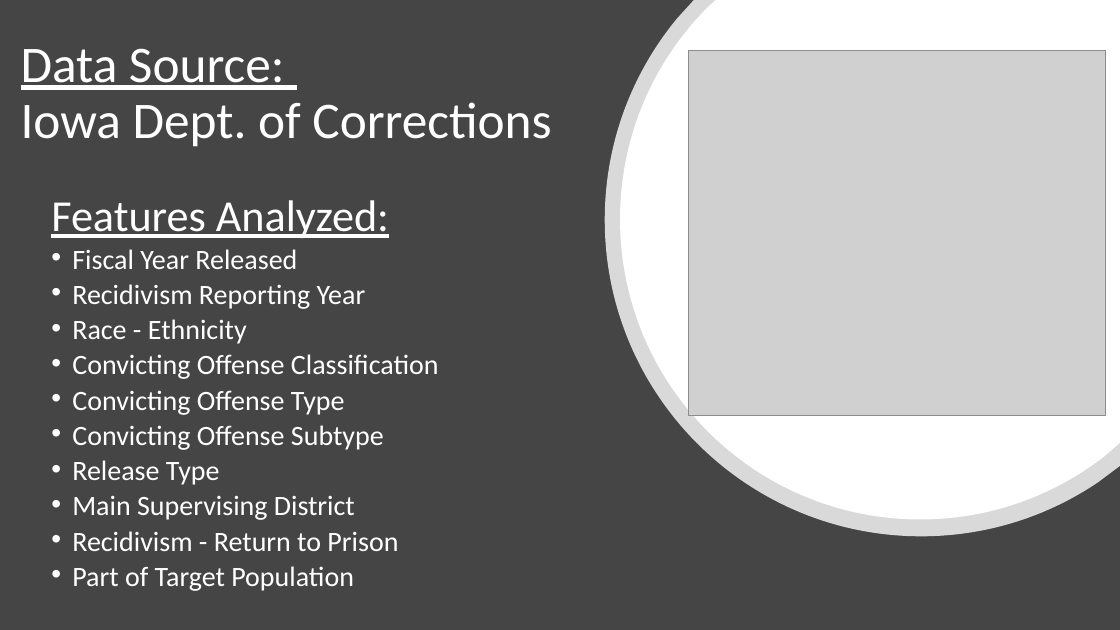
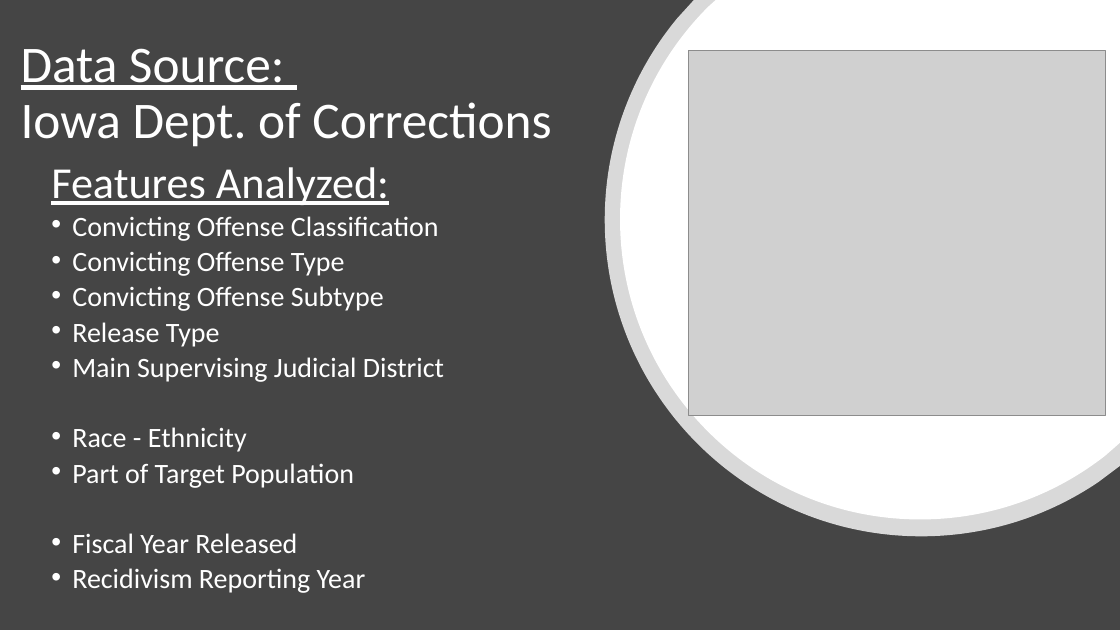
Before and after one commit to jirvingphd/iowa-prisoner-recidivism-mod-3-project, a slide deck: slide 4 of Predicting Recidivism in Released Prisoner in Iowa_v2.pptx (slide 3 before the commit). Drawn at 1120x630 pixels with LibreOffice and Linux fonts; fonts in the diff are those of the drawing; grey boxes stand for pictures. Boxes give left, top, right and bottom in pixels: in the first picture for what was removed or moved away, otherwise in the second. Text is boxed around its words. In the diff, an @@ line names an element or a change of style, - is before the commit and + after.

Commit message:
Updated powerpoint

```diff
--- a/Predicting Recidivism in Released Prisoner in Iowa_v2.pptx
+++ b/Predicting Recidivism in Released Prisoner in Iowa_v2.pptx
@@ text "Features Analyzed:": place and size @@
-text "Features Analyzed:" at box(51, 200, 439, 591)
+text "Features Analyzed:" at box(51, 167, 444, 593)
@@ text at box(72, 249, 366, 344): paragraphs removed @@
-• Fiscal Year Released
-• Recidivism Reporting Year
-• Race - Ethnicity
@@ text at box(72, 357, 444, 452): text changed @@
-• Main Supervising District
-• Recidivism - Return to Prison
+• Main Supervising Judicial District
+• Race - Ethnicity
@@ text at box(72, 533, 366, 593): paragraphs added @@
+• Fiscal Year Released
+• Recidivism Reporting Year
```
Also in this commit, not shown: 4 other slides changed, 2 slides added, 5 other files.
